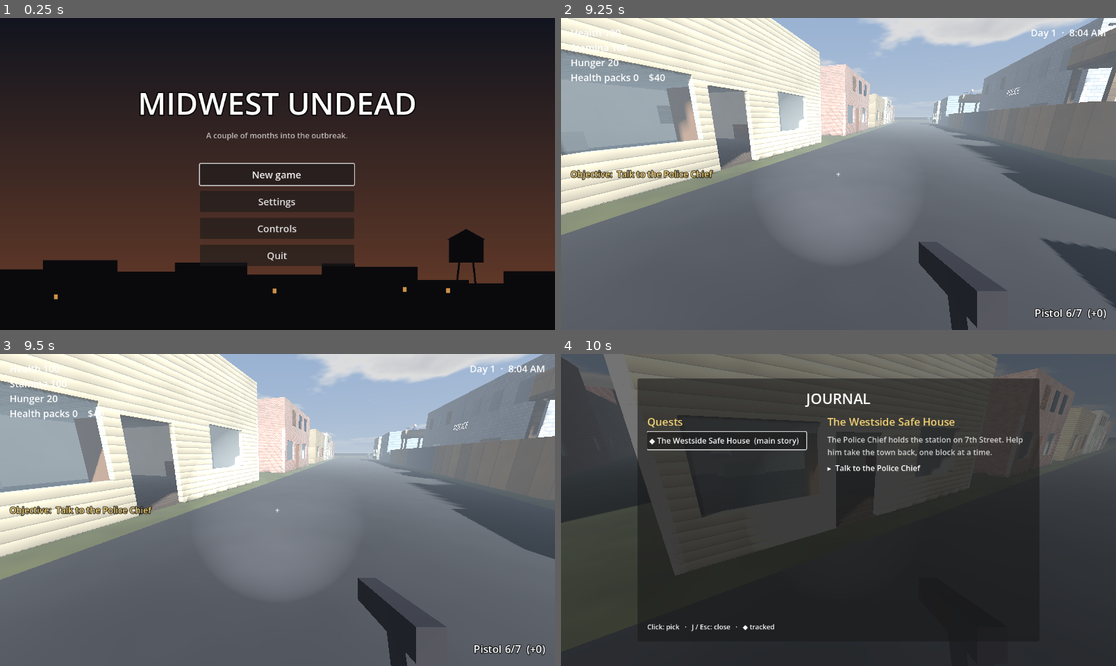
Above: before the commit, frames 1-4 (two rows, left to right).
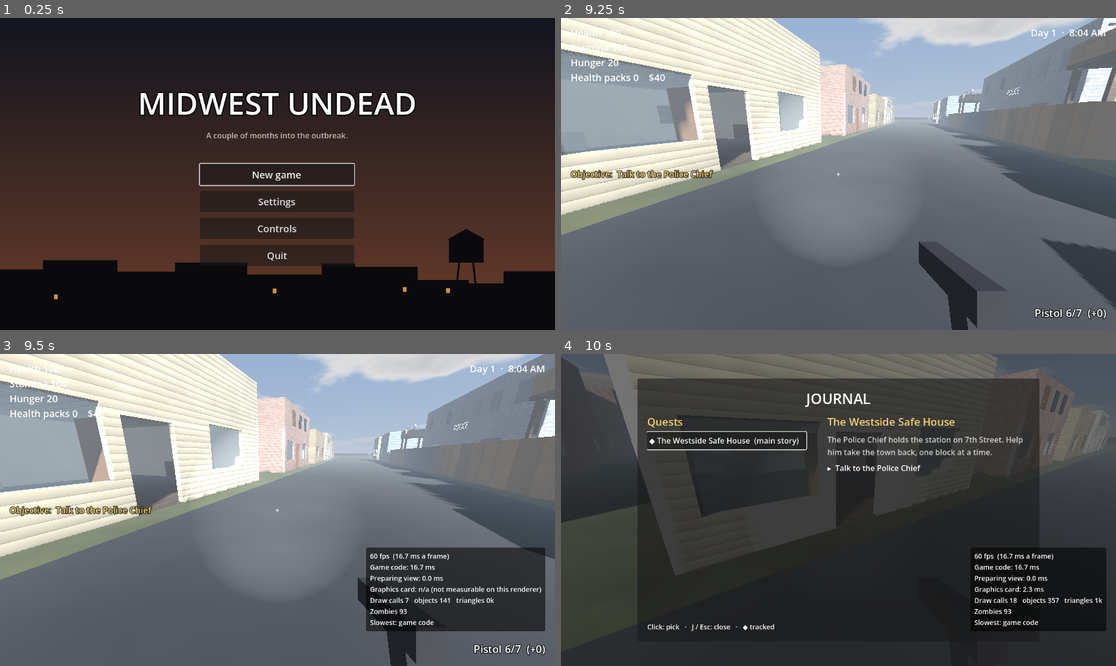
Above: after the commit, the same moments.

Repository: PatriotAri/ZombieGame
Game: Godot game, scene res://ui/main_menu.tscn
Two runs of this game, one before a commit and one after it. Both use one fixed random seed, a clock stepped at 60 frames per second and the inputs below.
Inputs (mouse positions are in pixels of both pictures, inside the frame that each line leads up to):
- Up to frame 1 (0.25 s): no input
- Up to frame 2 (9.25 s): click "New game" at 0.5 s; tap Enter (ui_accept) at 1.25, 3.5, 4.25, 7.25, 8.75 s; move the mouse to (866, 174) at 1.27 s; hold W (move_forward) 1.28-2 s; hold J (journal) 1.28-2 s; click (866, 174) at 1.42 s; tap Space (jump) at 1.52, 5.27, 6.02, 8.27, 9.02 s; click "◆ The Westside Safe House (ma…" at 2 s; click "◆ The Westside Safe House (ma…" at 2.75 s; drag from (727, 189) to (810, 236) at 3.52 s; move the mouse to (894, 105) at 4.27 s; hold D (move_right) 4.28-5.03 s; hold Ctrl (crouch) 4.28-5.03 s; click (894, 105) at 4.42 s; tap J (journal) at 4.55, 5.3, 6.05, 7.55, 8.1, 9.05 s; move the mouse to (832, 180) at 5.02 s; hold W (move_forward) 5.03-5.78 s; tap F (flashlight) at 5.1 s; click (832, 180) at 5.17 s; move the mouse to (1005, 220) at 5.77 s; hold A (move_left) 5.78-6.5 s; hold E (interact) 5.78-6.5 s; click (1005, 220) at 5.92 s; tap M (map) at 6.4 s; drag from (672, 127) to (755, 96) at 6.52 s; move the mouse to (866, 174) at 7.27 s; hold S (move_back) 7.28-8.03 s; hold Mouse wheel up (item_prev) 7.28-8.03 s; click (866, 174) at 7.42 s; tap Escape (pause) at 7.9 s; move the mouse to (816, 167) at 8.02 s; hold D (move_right) 8.03-8.78 s; click (816, 167) at 8.17 s; tap R (reload) at 8.65 s; move the mouse to (960, 158) at 8.77 s; hold W (move_forward) from 8.78 s (still down); hold Q (use_health_pack) from 8.78 s (still down); click (960, 158) at 8.92 s
- Up to frame 3 (9.5 s): keep holding W (move_forward); keep holding Q (use_health_pack); tap F3 (performance, bound only after the commit) at 9.4 s
- Up to frame 4 (10 s): keep holding W (move_forward); move the mouse to (810, 510) at 9.52 s; release Q (use_health_pack) at 9.53 s; click (810, 510) at 9.6 s; tap Space (jump) at 9.77 s; tap J (journal) at 9.8 s

Frames 1-2 are identical in both runs. In frame 3, 8.0% of the frame differs, in the area x 65-99%, y 61-89%; in frame 4, 3.8%.

Commit message:
Optimization run 2: F3 performance readout, zombie path budget, very-far tier
- F3 shows a performance readout (bottom right): fps, game code, preparing the
  view and graphics card times, draw calls/objects/triangles, zombie count,
  and which is slowest.
- Zombies start at most 4 path requests per physics frame between them. Crowds
  that all wanted new paths at once made 10-17 ms ticks; the worst is now
  about 6 ms. A zombie that has to wait keeps to its old path, or stands for a
  frame rather than look arrived.
- Idle zombies past 130 m update every 6 physics frames (was 3).

Co-Authored-By: Claude Opus 5.5 <noreply@anthropic.com>
Claude-Session: https://claude.ai/code/session_01NJxZXcy4CVXHhqiHQ3b6eV

Diff:
--- a/midwest-undead/characters/zombie/zombie.gd
+++ b/midwest-undead/characters/zombie/zombie.gd
@@ -90,12 +90,20 @@
 const HERD_PULL := 0.7
 # Away from the camera and not after anyone, it only thinks and moves every
 # few physics frames (covering the same ground): every MID_TICK frames past
-# MID_DISTANCE, every FAR_TICK past FAR_DISTANCE. A town's worth of zombies (or
-# a horde) costs much less, and nobody's close enough to see the difference.
+# MID_DISTANCE, every FAR_TICK past FAR_DISTANCE, every VERY_FAR_TICK past
+# VERY_FAR_DISTANCE. A town's worth of zombies (or a horde) costs much less, and
+# nobody's close enough to see the difference.
 const MID_DISTANCE := 40.0
 const MID_TICK := 2
 const FAR_DISTANCE := 80.0
 const FAR_TICK := 3
+const VERY_FAR_DISTANCE := 130.0
+const VERY_FAR_TICK := 6
+## Working out a path is the costliest thing a zombie does (up to about a
+## millisecond on the town's map), so all zombies together start at most this
+## many per physics frame. Without a limit, a crowd that all wants a new path at
+## once makes the game stutter; the rest wait a frame or two (_walk_to).
+const PATHS_PER_FRAME := 4
 
 var state := State.IDLE
 var max_health := 100.0 # its kind's
@@ -117,6 +125,8 @@
 var march_map := RID() # in a horde: the outdoor map it walks there on (horde.gd)
 var _march_time_left := INF # gives up on the walk when this runs out (set when it starts)
 var _stuck_time := 0.0
+static var _paths_frame := -1 # the physics frame _paths_left counts for
+static var _paths_left := 0 # path requests still allowed this physics frame (PATHS_PER_FRAME)
 var _gap_time := 0.0 # > 0: just broke a fence, so it heads straight through (_through_gap)
 var linger_timer := 0.0
 var wander_timer := 0.0
@@ -157,7 +167,7 @@
 	groan_timer = randf_range(2.0, 12.0)
 	wander_target = global_position
 	roam_heading = Vector3.FORWARD.rotated(Vector3.UP, randf() * TAU)
-	_far_phase = randi() % (MID_TICK * FAR_TICK)
+	_far_phase = randi() % VERY_FAR_TICK # (a multiple of MID_TICK and FAR_TICK)
 	# Layer 1 is the ground; layer 2 is the links through windows (fortifications.gd).
 	agent.navigation_layers = 1 | 2
 	agent.link_reached.connect(_on_link_reached)
@@ -780,10 +790,19 @@
 	if not _navigation_ready():
 		return false
 	repath_timer -= delta
-	if repath_timer <= 0.0 or point.distance_squared_to(agent.target_position) > 1.0:
-		agent.target_position = point
-		repath_timer = REPATH_INTERVAL if state == State.HUNT else CALM_REPATH_INTERVAL
+	var new_point := point.distance_squared_to(agent.target_position) > 1.0
+	var waiting := false # wants a path to a new point, but this frame's are used up
+	if repath_timer <= 0.0 or new_point:
+		if _take_path_request():
+			agent.target_position = point
+			repath_timer = REPATH_INTERVAL if state == State.HUNT else CALM_REPATH_INTERVAL
+		else:
+			waiting = new_point
 	if agent.is_navigation_finished():
+		if waiting: # its old path is done: stand still a frame rather than look arrived
+			velocity.x = 0.0
+			velocity.z = 0.0
+			return true
 		return false
 	var dir := _flat(agent.get_next_path_position() - global_position)
 	if dir.length() < 0.05:
@@ -795,6 +814,18 @@
 	return true
 
 
+## One of this physics frame's PATHS_PER_FRAME path requests, if any are left.
+static func _take_path_request() -> bool:
+	var frame := Engine.get_physics_frames()
+	if frame != _paths_frame:
+		_paths_frame = frame
+		_paths_left = PATHS_PER_FRAME
+	if _paths_left <= 0:
+		return false
+	_paths_left -= 1
+	return true
+
+
 ## move_and_slide covers one physics frame; on a far zombie's turn it covers the
 ## frames it skipped.
 func _move(frames: float) -> void:
@@ -807,8 +838,9 @@
 
 
 ## How often it thinks and moves: every physics frame up close or while after
-## someone (or reeling from a hit), every MID_TICK frames from MID_DISTANCE, and
-## every FAR_TICK frames from FAR_DISTANCE.
+## someone (or reeling from a hit), every MID_TICK frames from MID_DISTANCE,
+## every FAR_TICK frames from FAR_DISTANCE and every VERY_FAR_TICK frames from
+## VERY_FAR_DISTANCE.
 func _update_every() -> int:
 	if state == State.HUNT or stagger_timer > 0.0:
 		return 1
@@ -816,6 +848,8 @@
 	if camera == null:
 		return 1
 	var dist_sq := global_position.distance_squared_to(camera.global_position)
+	if dist_sq > VERY_FAR_DISTANCE * VERY_FAR_DISTANCE:
+		return VERY_FAR_TICK
 	if dist_sq > FAR_DISTANCE * FAR_DISTANCE:
 		return FAR_TICK
 	return MID_TICK if dist_sq > MID_DISTANCE * MID_DISTANCE else 1
--- a/midwest-undead/core/controls.gd
+++ b/midwest-undead/core/controls.gd
@@ -22,6 +22,7 @@
 ##   flashlight       F                  D-pad up
 ##   map              M                  Back / View
 ##   pause            Esc                Start (Menu button)
+##   performance      F3                 -    (the readout: ui/perf_overlay.gd)
 ##   in menus: move a whole stack with Shift+click, or hold RB and press A.
 
 ## True when the last input came from a controller; HUD prompts use it to show
@@ -63,6 +64,7 @@
 	["Flashlight", "F", "D-pad up"],
 	["Map", "M", "Back"],
 	["Pause", "Esc", "Start"],
+	["Performance readout", "F3", "-"],
 	["Move a whole stack (in menus)", "Shift + click", "RB + A"],
 ]
 
@@ -93,6 +95,7 @@
 	_key("inventory", KEY_TAB); _button("inventory", JOY_BUTTON_Y)
 	_key("journal", KEY_J); _button("journal", JOY_BUTTON_DPAD_DOWN)
 	_key("pause", KEY_ESCAPE); _button("pause", JOY_BUTTON_START)
+	_key("performance", KEY_F3)
 	_key("menu_stack", KEY_SHIFT); _button("menu_stack", JOY_BUTTON_RIGHT_SHOULDER)
 	_key("restart", KEY_R); _button("restart", JOY_BUTTON_A)
 	# Menus use Godot's built-in ui_* actions; make sure the left stick and D-pad
--- /dev/null
+++ b/midwest-undead/ui/perf_overlay.gd
@@ -0,0 +1,83 @@
+extends CanvasLayer
+## The performance readout: F3 shows or hides it (bottom right, above what
+## you're holding). Frames per second, and where each frame's time goes: the
+## game's code on the processor (scripts, physics, pathfinding), preparing the
+## picture on the processor, and drawing it on the graphics card. Whichever is
+## biggest is what's holding the frame rate back, and the last line says which.
+## Also how much is being drawn (draw calls, objects, triangles) and how many
+## zombies there are.
+## main.gd creates it. Hidden at start; works while paused too.
+
+const UPDATE := 0.5 # seconds between refreshes (steadier to read than every frame)
+
+var _label: Label
+var _panel: PanelContainer
+var _timer := 0.0
+
+
+func _ready() -> void:
+	process_mode = Node.PROCESS_MODE_ALWAYS
+	layer = 50 # over the HUD
+	_panel = PanelContainer.new()
+	var box := StyleBoxFlat.new()
+	box.bg_color = Color(0, 0, 0, 0.55)
+	box.set_content_margin_all(8.0)
+	box.set_corner_radius_all(4)
+	_panel.add_theme_stylebox_override("panel", box)
+	add_child(_panel)
+	_panel.set_anchors_preset(Control.PRESET_BOTTOM_RIGHT)
+	_panel.grow_horizontal = Control.GROW_DIRECTION_BEGIN
+	_panel.grow_vertical = Control.GROW_DIRECTION_BEGIN
+	# A point 20 px in from the right and clear of the held-item line (ui/hud.gd);
+	# the panel grows left and up from it to fit the text.
+	_panel.offset_left = -20.0
+	_panel.offset_right = -20.0
+	_panel.offset_top = -72.0
+	_panel.offset_bottom = -72.0
+	_label = Label.new()
+	_label.add_theme_font_size_override("font_size", 14)
+	_panel.add_child(_label)
+	_panel.mouse_filter = Control.MOUSE_FILTER_IGNORE
+	_label.mouse_filter = Control.MOUSE_FILTER_IGNORE
+	_panel.visible = false
+
+
+func _unhandled_input(event: InputEvent) -> void:
+	if event.is_action_pressed("performance"):
+		_panel.visible = not _panel.visible
+		# The graphics card's time is only measured while it's being shown.
+		RenderingServer.viewport_set_measure_render_time(get_viewport().get_viewport_rid(), _panel.visible)
+		_timer = 0.0
+
+
+func _process(delta: float) -> void:
+	if not _panel.visible:
+		return
+	_timer -= delta
+	if _timer > 0.0:
+		return
+	_timer = UPDATE
+	var vp := get_viewport().get_viewport_rid()
+	var fps := Engine.get_frames_per_second()
+	var game_ms := 1000.0 * (Performance.get_monitor(Performance.TIME_PROCESS)
+			+ Performance.get_monitor(Performance.TIME_PHYSICS_PROCESS)
+			+ Performance.get_monitor(Performance.TIME_NAVIGATION_PROCESS))
+	var render_cpu := RenderingServer.viewport_get_measured_render_time_cpu(vp) \
+			+ RenderingServer.get_frame_setup_time_cpu()
+	var gpu := RenderingServer.viewport_get_measured_render_time_gpu(vp)
+	var lines := [
+		"%d fps  (%.1f ms a frame)" % [fps, 1000.0 / maxf(fps, 1.0)],
+		"Game code: %.1f ms" % game_ms,
+		"Preparing view: %.1f ms" % render_cpu,
+		"Graphics card: %s" % ("%.1f ms" % gpu if gpu > 0.0 else "n/a (not measurable on this renderer)"),
+		"Draw calls %d   objects %d   triangles %dk" % [
+			Performance.get_monitor(Performance.RENDER_TOTAL_DRAW_CALLS_IN_FRAME),
+			Performance.get_monitor(Performance.RENDER_TOTAL_OBJECTS_IN_FRAME),
+			Performance.get_monitor(Performance.RENDER_TOTAL_PRIMITIVES_IN_FRAME) / 1000],
+		"Zombies %d" % get_tree().get_nodes_in_group("zombies").size(),
+	]
+	var worst := maxf(game_ms, maxf(render_cpu, gpu))
+	if worst > 0.0:
+		var who := "graphics card" if worst == gpu else ("game code" if worst == game_ms else "preparing the view")
+		lines.append("Slowest: " + who)
+	_label.text = "\n".join(lines)
--- a/midwest-undead/world/main.gd
+++ b/midwest-undead/world/main.gd
@@ -9,6 +9,7 @@
 ##   world/loot.gd        rolls the containers' loot tables (items/loot/)
 ##   quests/              the main story and side quests (see QUESTS.md)
 ##   ui/hud.gd            everything on screen during play
+##   ui/perf_overlay.gd   the performance readout (F3)
 ##
 ## What's fixed and what's random: the town, its containers and the items lying
 ## around are exactly what the town scene has. What's in the containers (beyond
@@ -72,6 +73,7 @@
 const Survivor := preload("res://characters/npcs/survivor.gd")
 const Woodworker := preload("res://characters/npcs/woodworker.gd")
 const Hud := preload("res://ui/hud.gd")
+const PerfOverlay := preload("res://ui/perf_overlay.gd")
 const Loot := preload("res://world/loot.gd")
 const SkyShader := preload("res://world/sky_clouds.gdshader")
 const Fortifications := preload("res://world/fortifications.gd")
@@ -179,6 +181,7 @@
 	survivors.setup(spawn_points)
 	hud = Hud.new()
 	add_child(hud)
+	add_child(PerfOverlay.new())
 	_spawn_player()
 	_spawn_zombies()
 	zones = Zones.new()
Not shown, added: midwest-undead/ui/perf_overlay.gd.uid
